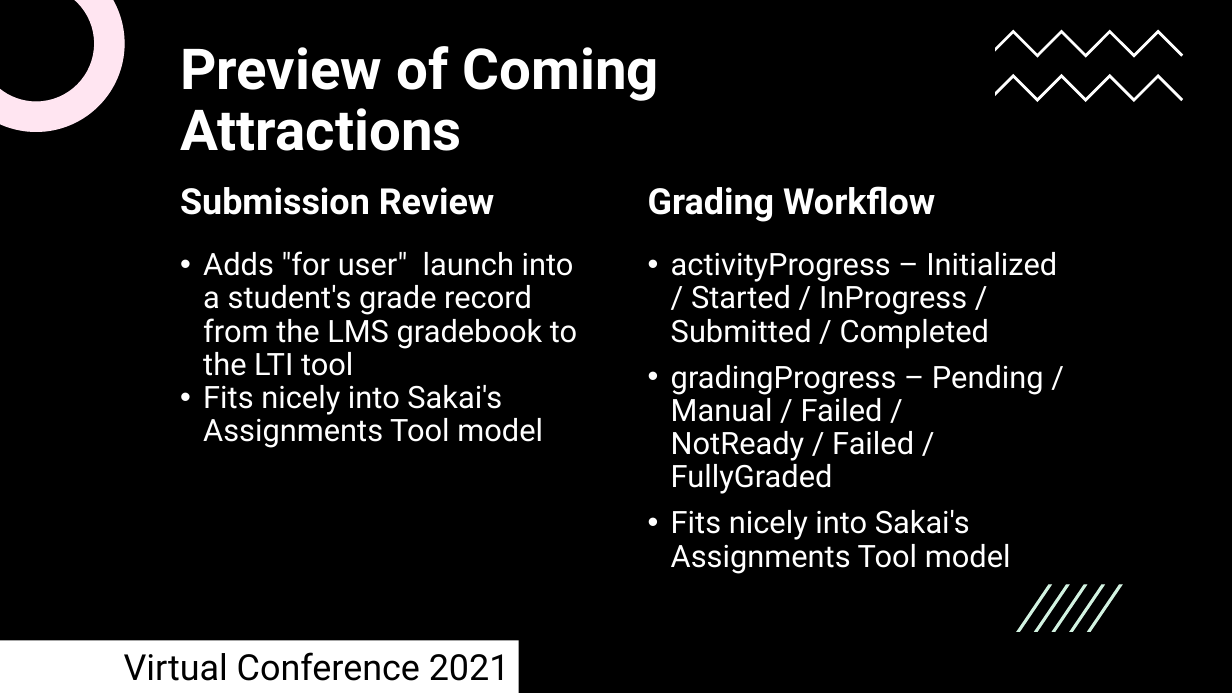
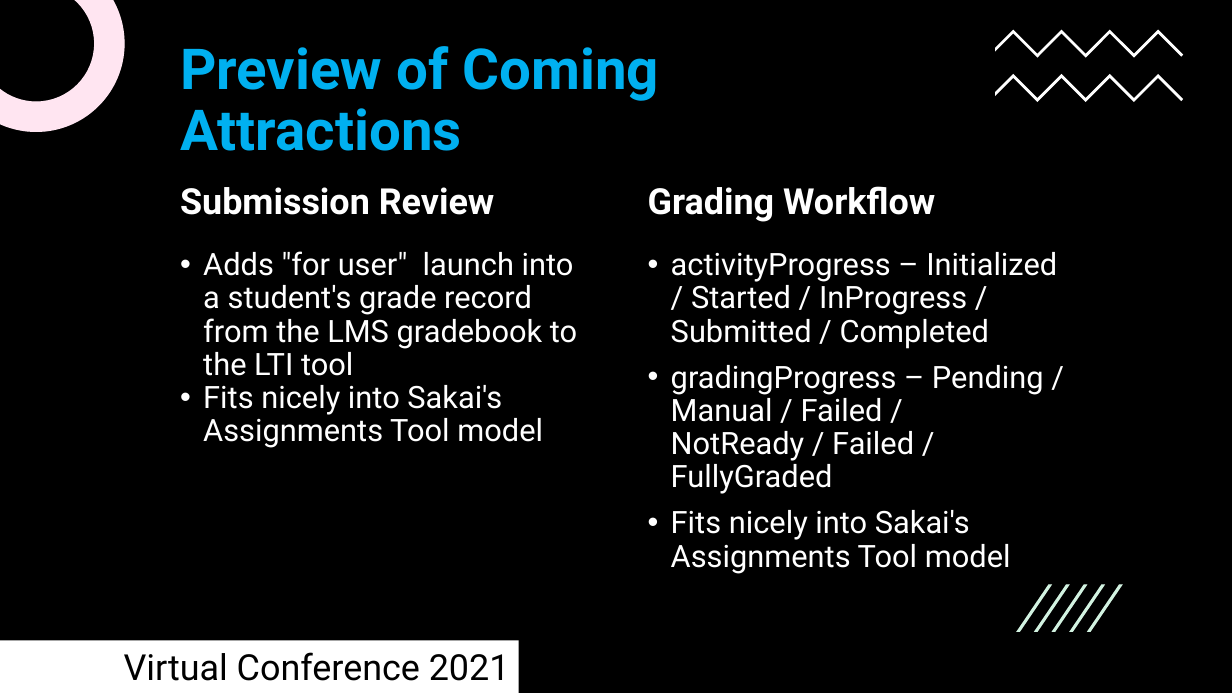
Before and after one commit to csev/talks, a slide deck: slide 5 of 2021/2021-11-12-VC-LTI.pptx. Drawn at 1232x693 pixels with LibreOffice and Linux fonts; fonts in the diff are those of the drawing; background and template pictures are left out. Boxes give left, top, right and bottom in pixels: in the first picture for what was removed or moved away, otherwise in the second. Text is boxed around its words. In the diff, an @@ line names an element or a change of style, - is before the commit and + after.

```diff
--- a/2021/2021-11-12-VC-LTI.pptx
+++ b/2021/2021-11-12-VC-LTI.pptx
@@ title "Preview of Coming Attractions" at <box>180,46,659,151</box>: text colour #FFFFFF to #00B0F0 @@
```
Also in this commit, not shown: 4 other slides changed, 1 slide added.
